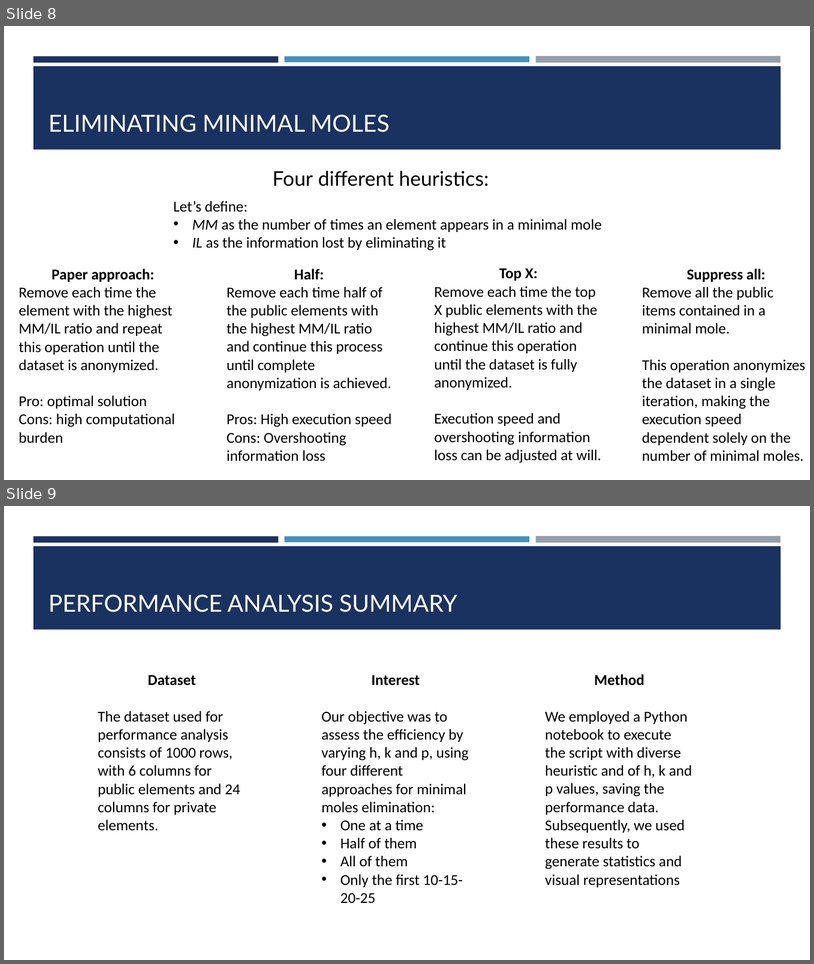
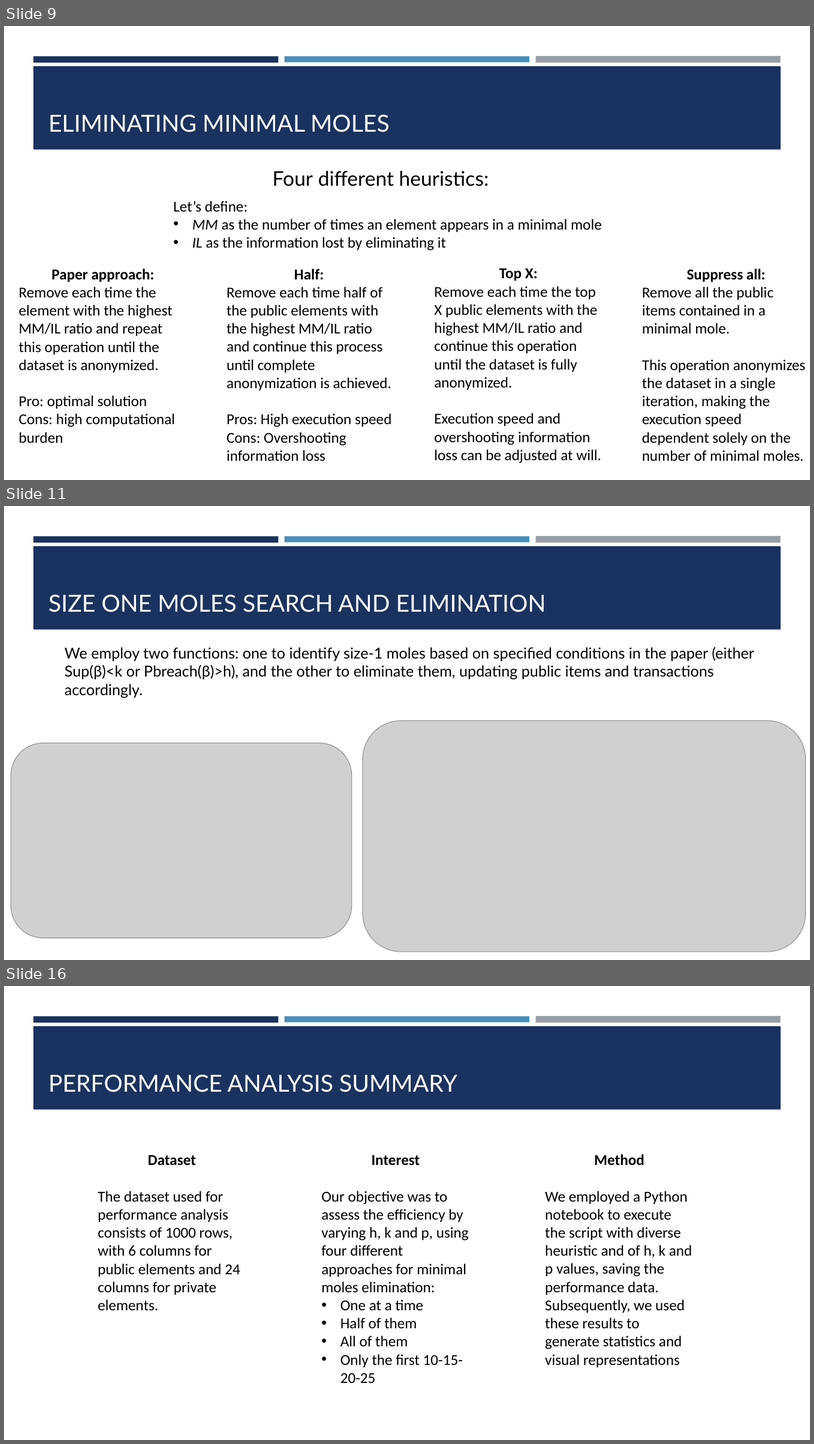
Before and after one commit to francesco-it-cpu/h-k-p-coherence, a slide deck: Data Protection & Privacy.pptx. Shown one above the other, each under a label of ours: slides 8 and 9 before the commit, slides 9, 11 and 16 after it; the slides between them are not shown. The pictures are 814x964 and 814x1444 pixels, drawn with LibreOffice and Linux fonts; fonts in the diff are those of the drawing; grey boxes stand for pictures. Boxes give left, top, right and bottom in pixels: in the first picture for what was removed or moved away, otherwise in the second. Text is boxed around its words. In the diff, an @@ line names an element or a change of style, - is before the commit and + after.

```diff
--- a/Data Protection & Privacy.pptx
+++ b/Data Protection & Privacy.pptx
@@ slide 11 added at bbox=[4, 506, 810, 960], background #FFFFFF; not listed: 4 template elements that a slide beside it also shows @@
@@ title added at bbox=[48, 594, 546, 612], 28 pt, text #FFFFFF @@
+SIZE ONE MOLES SEARCH AND ELIMINATION
@@ text added at bbox=[65, 646, 755, 679], 18 pt, text #000000 @@
+We employ two functions: one to identify size-1 moles based on specified conditions in the paper (either Sup(β)<k or Pbreach(β)>h), and the other to eliminate them, updating public items and transactions accordingly.
@@ picture added at bbox=[363, 721, 806, 952] @@
@@ picture added at bbox=[11, 743, 352, 938] @@
@@ what was slide 8 is now slide 9 @@
@@ what was slide 9 is now slide 16 @@
```
Also in this commit, not shown: 6 other slides added, 3 other files.
